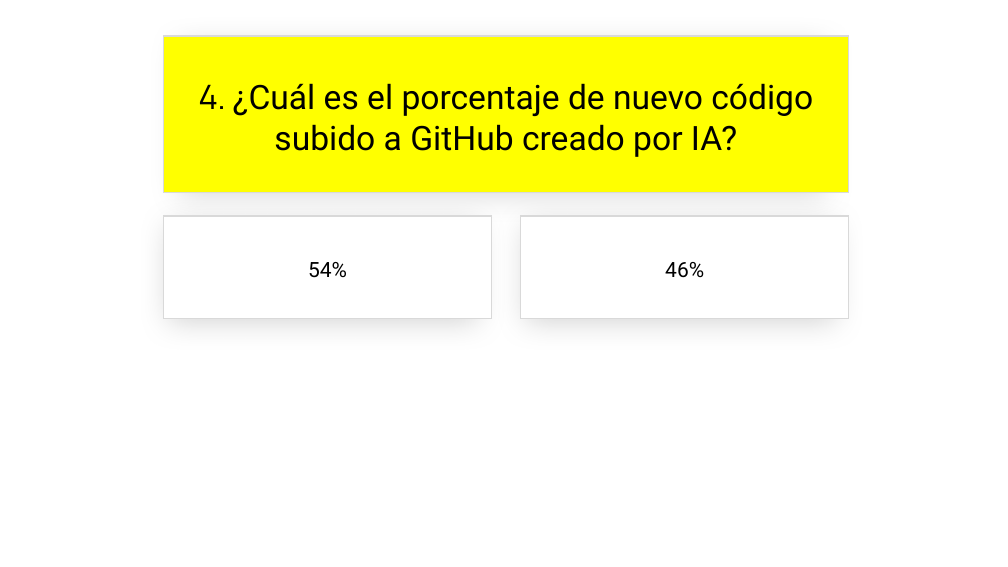
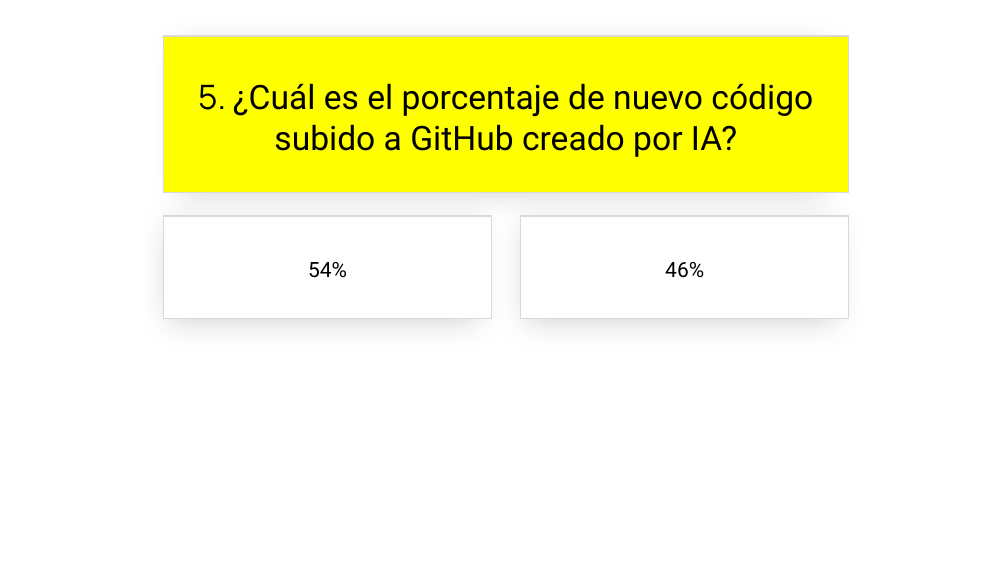
Before and after one commit to jsuarezruiz/SevillaDotNetConf2023, a slide deck: slide 11 of sevilladotnetconf-close.pptx (slide 9 before the commit). Drawn at 1008x567 pixels with LibreOffice and Linux fonts; fonts in the diff are those of the drawing. Boxes give left, top, right and bottom in pixels: in the first picture for what was removed or moved away, otherwise in the second. Text is boxed around its words. In the diff, an @@ line names an element or a change of style, - is before the commit and + after.

```diff
--- a/sevilladotnetconf-close.pptx
+++ b/sevilladotnetconf-close.pptx
@@ text in rectangle at (198, 83, 813, 157): text changed @@
-4. ¿Cuál es el porcentaje de nuevo código subido a GitHub creado por IA?
+5. ¿Cuál es el porcentaje de nuevo código subido a GitHub creado por IA?
```
Also in this commit, not shown: 18 other slides changed, 8 slides added, 1 other file.
